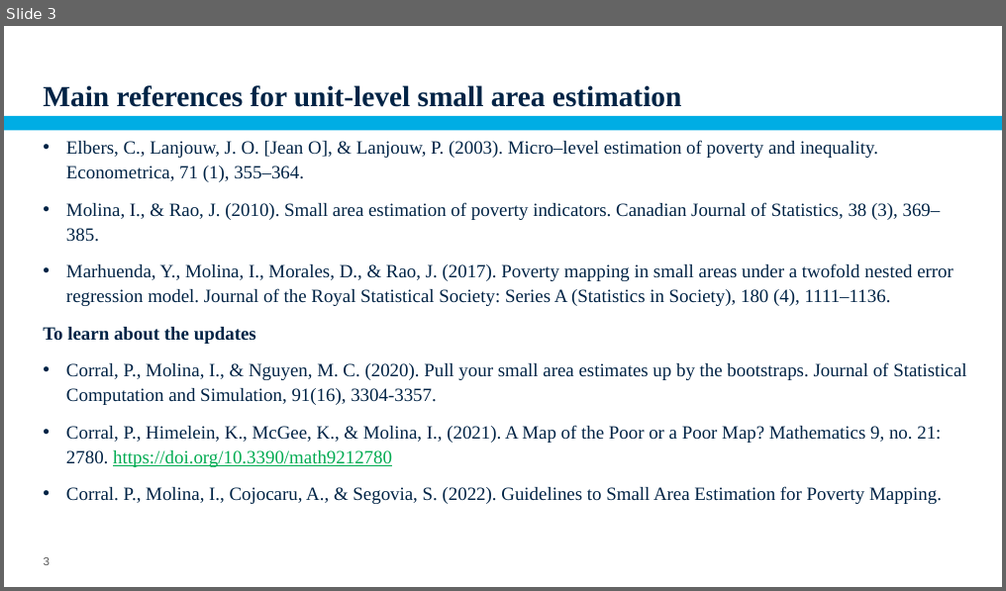
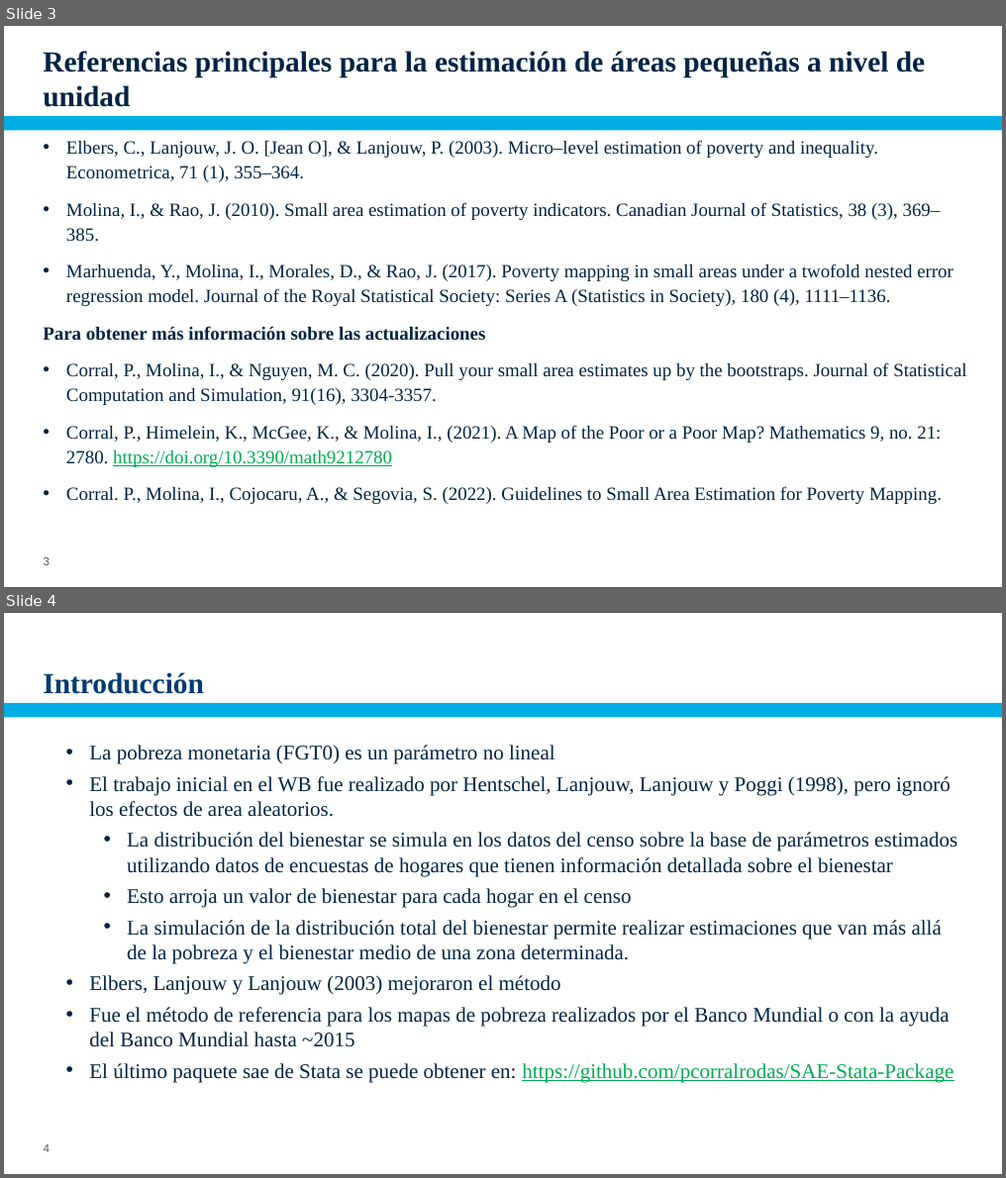
Before and after one commit to pcorralrodas/wb_sae_training, a slide deck: 03.Presentations/Small Area Estimation.pptx. Shown one above the other, each under a label of ours: slide 3 before the commit, slides 3 and 4 after it. The pictures are 1006x591 and 1006x1178 pixels, drawn with LibreOffice and Linux fonts; fonts in the diff are those of the drawing; background and template pictures are left out. Boxes give left, top, right and bottom in pixels: in the first picture for what was removed or moved away, otherwise in the second. Text is boxed around its words. In the diff, an @@ line names an element or a change of style, - is before the commit and + after.

Commit message:
Updated unitl-level models

```diff
--- a/03.Presentations/Small Area Estimation.pptx
+++ b/03.Presentations/Small Area Estimation.pptx
@@ slide 4 added at (x1=4, y1=613, x2=1002, y2=1174), background #FFFFFF; not listed: 1 template element that a slide beside it also shows @@
@@ title added at (x1=43, y1=672, x2=204, y2=694), 28 pt, text #003971, bold @@
+Introducción
@@ text added at (x1=89, y1=745, x2=957, y2=1082), 20 pt, text #002345 @@
+• La pobreza monetaria (FGT0) es un parámetro no lineal
+• El trabajo inicial en el WB fue realizado por Hentschel, Lanjouw, Lanjouw y Poggi (1998), pero ignoró los efectos de area aleatorios.
+  • La distribución del bienestar se simula en los datos del censo sobre la base de parámetros estimados utilizando datos de encuestas de hogares que tienen información detallada sobre el bienestar
+  • Esto arroja un valor de bienestar para cada hogar en el censo
+  • La simulación de la distribución total del bienestar permite realizar estimaciones que van más allá de la pobreza y el bienestar medio de una zona determinada.
+• Elbers, Lanjouw y Lanjouw (2003) mejoraron el método
+• Fue el método de referencia para los mapas de pobreza realizados por el Banco Mundial o con la ayuda del Banco Mundial hasta ~2015
+• El último paquete sae de Stata se puede obtener en: https://github.com/pcorralrodas/SAE-Stata-Package
@@ page number added at (x1=44, y1=1145, x2=50, y2=1153), 11 pt, text #595959 @@
+4
@@ slide 3 changed as well @@
@@ title at (x1=43, y1=51, x2=925, y2=107): text changed @@
-Main references for unit-level small area estimation
+Referencias principales para la estimación de áreas pequeñas a nivel de unidad
@@ text at (x1=43, y1=326, x2=486, y2=341): text changed @@
-    To learn about the updates
+    Para obtener más información sobre las actualizaciones
```
Also in this commit, not shown: 12 other slides changed, 10 other slides added, 9 slides removed.
